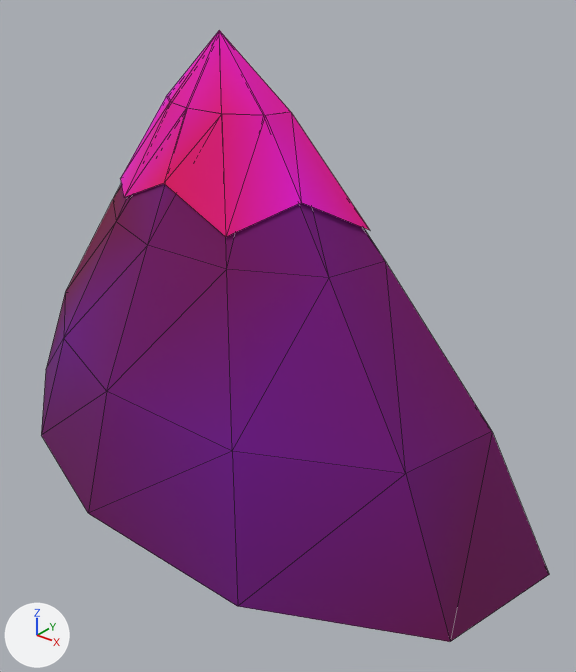
The glTF model ArtSource/Exports/Environment/Mountain_Back_01.glb as it was, and as the next commit left it.
Camera for both pictures: a 50 mm camera at (35.7, -38.0, 34.7) aimed at (4.0, 1.7, 10.1). The lights are fixed; the arrows at lower left show +X, +Y and +Z. The picture after the commit comes second. Mesh edges are drawn as thin lines. Vertices at exactly the same position are counted once.

In view in the first picture: 'Mountain_Back_01'.
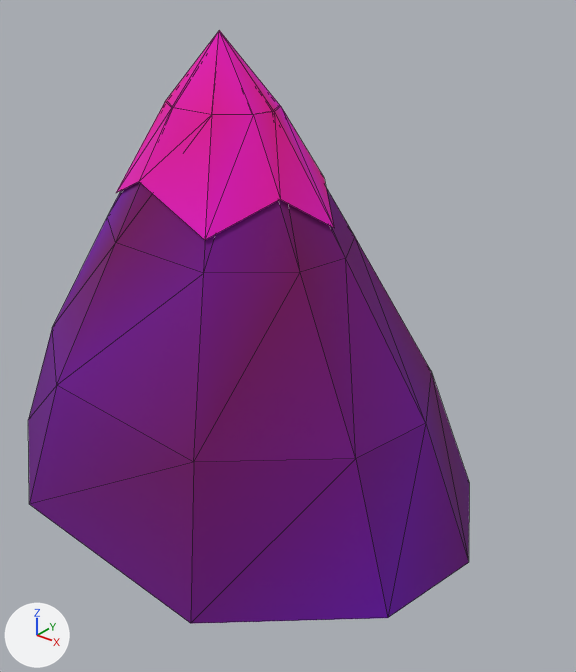
Boxes [x1, y1, x2, y2] around the edits, measured in the pictures (576 x 672 px; the box of a moved part takes in the faces that stretch with it):
'Mountain_Back_01', reshaped, recoloured (13% narrower): before [41, 30, 549, 642]; after [28, 30, 469, 624]
part 1 of me_mountain_back_01, moved or reshaped: before [41, 30, 549, 642]; after [28, 30, 469, 624]
part 2 of me_mountain_back_01, recoloured: before [41, 33, 549, 642]; after [28, 33, 469, 624]

The change, as a diff of the scene's bpy script:
```diff
--- a/ArtSource/Exports/Environment/Mountain_Back_01.glb.py
+++ b/ArtSource/Exports/Environment/Mountain_Back_01.glb.py
@@ me_mountain_back_01 @@
 # used by ob_mountain_back_01; location = (0.0, 0.0, 0.0)
-me_mountain_back_01.from_pydata(...)  # 56 vertices, 90 faces; spans x -25.3..24.0, y -10.8..13.2, z -2.0..30.2
+me_mountain_back_01.from_pydata(...)  # 56 vertices, 90 faces; spans x -22.4..19.3, y -13.6..14.4, z -2.0..30.2
+# me_mountain_back_01 part 1: 54 of 56 vertices moved; they spanned x -25.3..24.0, y -10.8..13.2, z -2.0..25.8 and now span x -22.4..19.3, y -13.6..14.4, z -2.0..25.8; mean shift (-0.3, -0.3, 0.0); largest move (24.0, 4.0, -2.0) -> (19.3, 1.8, -2.0)
+# me_mountain_back_01 part 2: 90 faces centred in x -20.6..21.6, y -10.0..11.7, z 1.2..27.3 are repainted in the vertex colours; the middle colour goes from pink #fe00ac to pink #fe00b8
 me_mountain_back_01.materials.append(mat_m_env_mountain)
```
